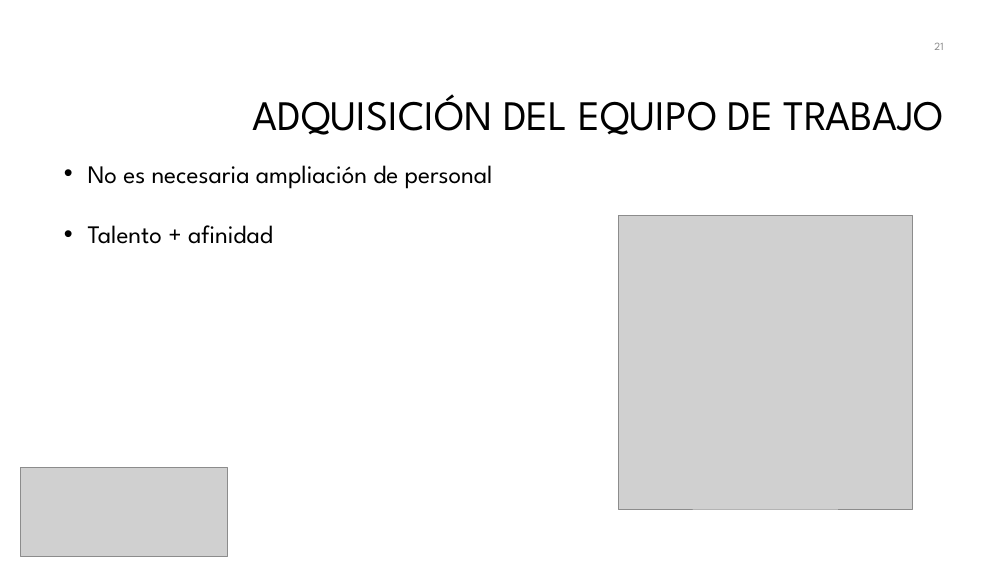
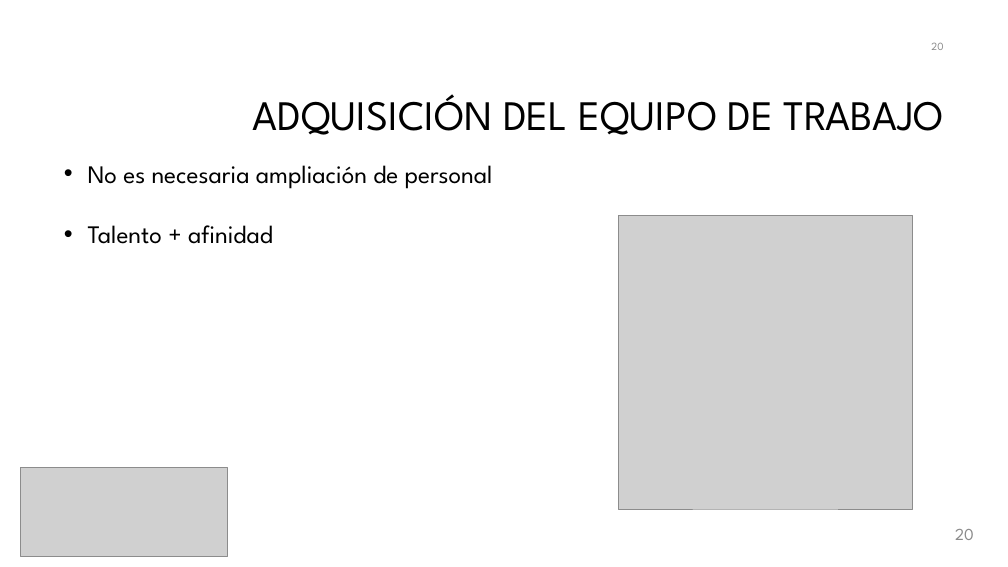
Before and after one commit to galledohm/Gestion_Proyectos, a slide deck: slide 21 of Documentos_generados/3. Gestion de Calidad y RRHH/Presentación3.pptx (slide 22 before the commit). Drawn at 1008x567 pixels with LibreOffice and Linux fonts; fonts in the diff are those of the drawing; grey boxes stand for pictures; background and template pictures are left out. Boxes give left, top, right and bottom in pixels: in the first picture for what was removed or moved away, otherwise in the second. Text is boxed around its words. In the diff, an @@ line names an element or a change of style, - is before the commit and + after.

```diff
--- a/Documentos_generados/3. Gestion de Calidad y RRHH/Presentación3.pptx
+++ b/Documentos_generados/3. Gestion de Calidad y RRHH/Presentación3.pptx
@@ page number at bbox=[931, 42, 943, 50]: text changed @@
-21
+20
@@ page number added at bbox=[955, 529, 974, 540], 16 pt, text #8C8C8C @@
+20
```
Also in this commit, not shown: 7 other slides changed, 1 slide removed.
